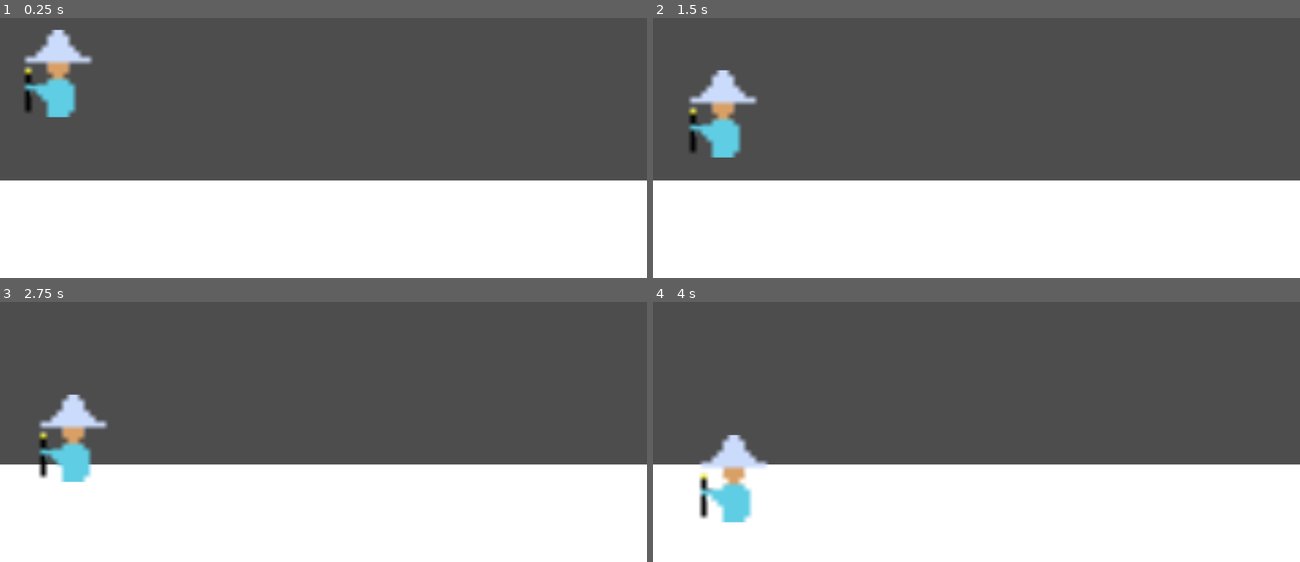
Above: before the commit, frames 1-4 (two rows, left to right).
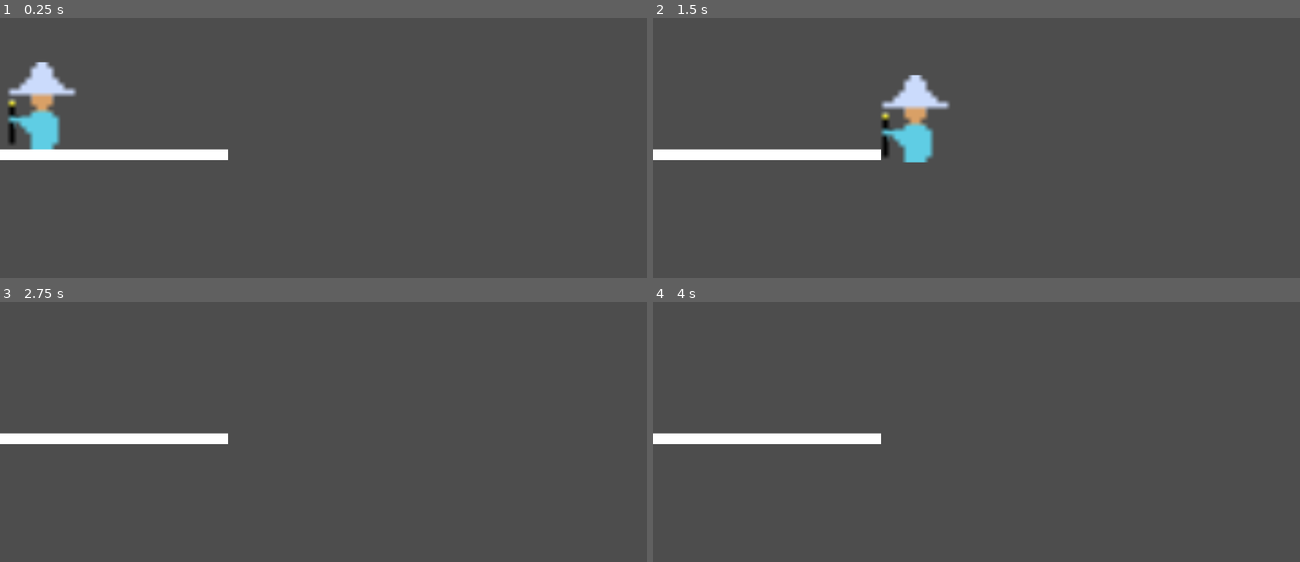
Above: after the commit, the same moments.

Repository: jonathanung/ShreddedWizards
Game: Godot game, scene res://level.tscn
The game is run twice, just before and just after one commit, with the same random seed, the same clock (stepped at 60 frames per second) and the same inputs.
Inputs:
- Up to frame 1 (0.25 s): no input
- Up to frame 2 (1.5 s): hold Right (move_right) 0.53-1.28 s; hold W (jump) 0.53-1.28 s; hold A (move_left) from 1.28 s (still down); tap W (jump) at 1.35 s
- Up to frame 3 (2.75 s): tap W (jump) at 1.52, 1.82 s; release A (move_left) at 2.03 s; hold Right (move_right) from 2.03 s (still down); hold W (jump) from 2.03 s (still down)
- Up to frame 4 (4 s): release W (jump) at 2.78 s; tap W (jump) at 2.85, 3.02, 3.32 s; release Right (move_right) at 3.53 s; hold A (move_left) from 3.53 s (still down); hold W (jump) from 3.53 s (still down)

The runs differ from the first frame. In frame 1, 42% of the frame differs, in the area x 0-100%, y 4-100%; in frame 2, 43%, in the area x 0-100%, y 19-100%; in frame 3, 41%; in frame 4, 40%.

Commit message:
Dump

Diff:
--- /dev/null
+++ b/ground.gd
@@ -0,0 +1,11 @@
+extends Area2D
+
+
+# Called when the node enters the scene tree for the first time.
+func _ready():
+	pass # Replace with function body.
+
+
+# Called every frame. 'delta' is the elapsed time since the previous frame.
+func _process(delta):
+	pass
--- a/ground.tscn
+++ b/ground.tscn
@@ -1,16 +1,18 @@
-[gd_scene load_steps=3 format=3 uid="uid://f6qm2lkc8vxo"]
+[gd_scene load_steps=3 format=3 uid="uid://dbc7jqd8us1kf"]
 
-[sub_resource type="RectangleShape2D" id="RectangleShape2D_albjy"]
+[sub_resource type="RectangleShape2D" id="RectangleShape2D_r1lef"]
+size = Vector2(466, 20)
 
-[sub_resource type="CanvasTexture" id="CanvasTexture_xuxmw"]
+[sub_resource type="CanvasTexture" id="CanvasTexture_185qr"]
 
-[node name="Area2D" type="Area2D"]
-scale = Vector2(9.4, 2.08318)
+[node name="StaticBody2D" type="StaticBody2D"]
+position = Vector2(-131, 0)
 
 [node name="CollisionShape2D" type="CollisionShape2D" parent="."]
-scale = Vector2(1, 0.501131)
-shape = SubResource("RectangleShape2D_albjy")
+position = Vector2(131, 0)
+shape = SubResource("RectangleShape2D_r1lef")
 
 [node name="Sprite2D" type="Sprite2D" parent="."]
-scale = Vector2(20.065, 9.87083)
-texture = SubResource("CanvasTexture_xuxmw")
+position = Vector2(130.5, 9.53674e-07)
+scale = Vector2(465, 20)
+texture = SubResource("CanvasTexture_185qr")
--- /dev/null
+++ b/level.gd
@@ -0,0 +1,17 @@
+extends Node2D
+
+var playerResource = preload("res://player.tscn")
+
+@export var DefaultPlatformY: int = -1
+
+# Called when the node enters the scene tree for the first time.
+func _ready():
+	pass # Replace with function body.
+
+# Called every frame. 'delta' is the elapsed time since the previous frame.
+func _process(delta):
+	pass
+
+func _on_area_2d_body_entered(body: Player):
+	body.position = Vector2(position.x, position.y - 0.1)
+	pass
--- a/level.tscn
+++ b/level.tscn
@@ -1,14 +1,15 @@
-[gd_scene load_steps=3 format=3 uid="uid://jcubgl4f4urc"]
+[gd_scene load_steps=4 format=3 uid="uid://jcubgl4f4urc"]
 
+[ext_resource type="Script" path="res://level.gd" id="1_l5fta"]
 [ext_resource type="PackedScene" uid="uid://dm4x12ykv2cur" path="res://player.tscn" id="1_usqxx"]
-[ext_resource type="PackedScene" uid="uid://f6qm2lkc8vxo" path="res://ground.tscn" id="2_dneru"]
+[ext_resource type="PackedScene" uid="uid://dbc7jqd8us1kf" path="res://ground.tscn" id="2_dneru"]
 
 [node name="Level" type="Node2D"]
-
-[node name="Ground" parent="." instance=ExtResource("2_dneru")]
-position = Vector2(560, 851)
-scale = Vector2(78.9564, 26.7493)
+script = ExtResource("1_l5fta")
 
 [node name="CharacterBody2D" parent="." instance=ExtResource("1_usqxx")]
-position = Vector2(108, 505)
+position = Vector2(78, 548)
 scale = Vector2(10.1089, 10.1437)
+
+[node name="Area2D" parent="." instance=ExtResource("2_dneru")]
+position = Vector2(60, 671)
--- /dev/null
+++ b/level_vars.gd
@@ -0,0 +1 @@
+@export var GroundPositionY: int = 0;
--- a/player.gd
+++ b/player.gd
@@ -6,7 +6,15 @@
 
 var Mana: int = 10;
 
-var Velocity: int = 0;
+var Gravity: int = 400
+
+var JumpForce: int = -1200
+
+var Velocity: Vector2 = Vector2.ZERO
+
+var IsOnGround: bool = false
+
+var GroundPosition = 580
 
 func _init():
 	pass
@@ -27,16 +35,31 @@
 
 # Called when the node enters the scene tree for the first time.
 func _ready():
-	self.velocity.x += 40
+	# self.velocity.x += 40
 	pass
 
 func _physics_process(delta):
-	move_and_collide(Vector2(0, 1))
+	IsOnGround = position.y <= GroundPosition and position.y >= (GroundPosition - 2)
+
+	print("Y: ", position.y)
+
+	if (!IsOnGround):
+		velocity.y = Gravity * 50 * delta
+	else:
+		velocity.y = 0
 
 	if (Input.is_action_pressed("move_left")):
-		self.position.x -= self.velocity.x * delta
+
+		self.velocity.x -= 1000 * delta
+
 	elif (Input.is_action_pressed("move_right")):
-		self.position.x += self.velocity.x * delta
+		velocity.x += 1000 * delta
+
+	elif (Input.is_action_pressed("jump")):
+		while (IsOnGround):
+			velocity.y = JumpForce
+
+	self.move_and_slide()
 
 # Called every frame. 'delta' is the elapsed time since the previous frame.
 func _process(delta):
--- a/player.tscn
+++ b/player.tscn
@@ -4,8 +4,9 @@
 [ext_resource type="Script" path="res://player.gd" id="1_fculk"]
 
 [sub_resource type="CircleShape2D" id="CircleShape2D_6pflv"]
+radius = 8.0
 
-[node name="Player" type="CharacterBody2D"]
+[node name="Player" type="CharacterBody2D" groups=["player"]]
 scale = Vector2(2.14709, 2.03643)
 script = ExtResource("1_fculk")
 
--- a/project.godot
+++ b/project.godot
@@ -15,6 +15,10 @@
 config/features=PackedStringArray("4.2", "GL Compatibility")
 config/icon="res://icon.svg"
 <<<<<<<HEADrun/main_scene="res://menu.tscn"
+
+[autoload]
+
+LevelVars="*res://level_vars.gd"
 
 [display]
 
--- a/sprites/powerups/ground.tscn
+++ /dev/null
@@ -1,17 +0,0 @@
-[gd_scene load_steps=3 format=3 uid="uid://dbc7jqd8us1kf"]
-
-[sub_resource type="RectangleShape2D" id="RectangleShape2D_l4hx4"]
-
-[sub_resource type="CanvasTexture" id="CanvasTexture_blupt"]
-
-[node name="Area2D" type="Area2D"]
-scale = Vector2(20.2733, 1.12565)
-
-[node name="CollisionShape2D" type="CollisionShape2D" parent="."]
-position = Vector2(10.0132, 55.0794)
-shape = SubResource("RectangleShape2D_l4hx4")
-
-[node name="Sprite2D" type="Sprite2D" parent="."]
-position = Vector2(10.0132, 55.0794)
-scale = Vector2(19.9787, 17.3436)
-texture = SubResource("CanvasTexture_blupt")
